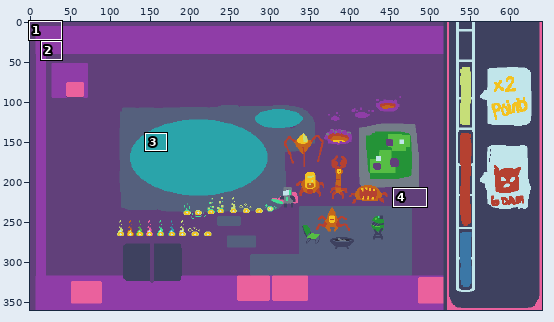
Edited in one commit: pixel-art file (Assets/Sprites/ConceptArt.aseprite). The picture above shows the old version from afar; the outline marks the close-up.
Close-up. Earlier state:
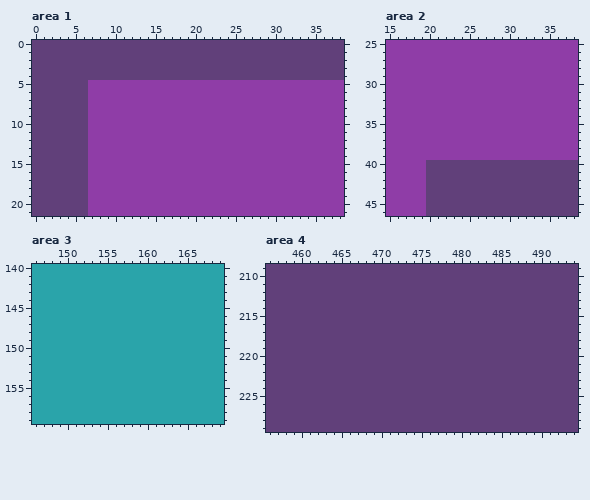
640x360 pixels, 1 frame. Shown: area 1: x 0..38, y 0..21; area 2: x 15..38, y 25..46; area 3: x 146..169, y 140..159; area 4: x 456..494, y 209..229. The commit also changed other parts of the picture, which this record leaves out.
New version:
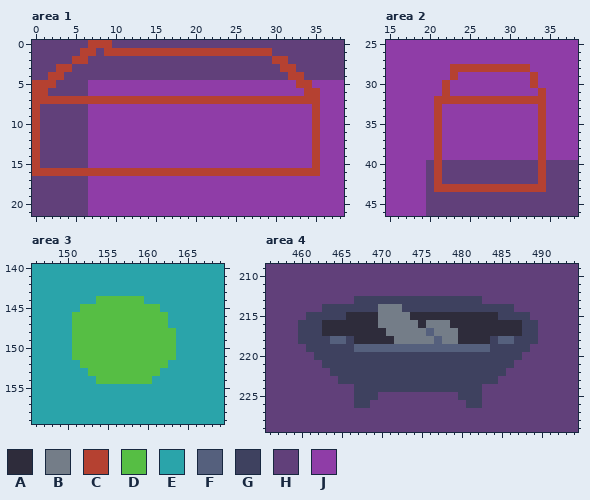
Palette (. is transparent): A #2e2c3b  B #747d88  C #b54131  D #56be44  E #2aa4aa  F #55607d  G #3e415f  H #61407a  J #8f3da7
The author wrote: creates new furniture variants
What changed:
layer "Layer 6" added
Changed rows in their new state; - is an unchanged pixel.
Area 1, layer "Layer 6":
first column x 0:
 0 -------CCC--------------------------
 1 ------CC-CCCCCCCCCCCCCCCCCCCCC------
 2 -----CC-----------------------CC----
 3 ---CC--------------------------CC---
 4 --CC----------------------------CC--
 5 CCC------------------------------CC-
 6 CC--------------------------------CC
 7 CCCCCCCCCCCCCCCCCCCCCCCCCCCCCCCCCCCC
 8 C----------------------------------C
 9 C----------------------------------C
10 C----------------------------------C
11 C----------------------------------C
12 C----------------------------------C
13 C----------------------------------C
14 C----------------------------------C
15 C----------------------------------C
16 CCCCCCCCCCCCCCCCCCCCCCCCCCCCCCCCCCCC
Area 2, layer "Layer 6":
first column x 21:
28 --CCCCCCCCCC--
29 --C---------C-
30 -C----------C-
31 -C-----------C
32 CCCCCCCCCCCCCC
33 C------------C
34 C------------C
35 C------------C
36 C------------C
37 C------------C
38 C------------C
39 C------------C
40 C------------C
41 C------------C
42 C------------C
43 CCCCCCCCCCCCCC
Area 3, layer "furniture":
first column x 151:
144 ---DDDDDD----
145 -DDDDDDDDDD--
146 DDDDDDDDDDDD-
147 DDDDDDDDDDDD-
148 DDDDDDDDDDDDD
149 DDDDDDDDDDDDD
150 DDDDDDDDDDDDD
151 DDDDDDDDDDDDD
152 -DDDDDDDDDDD-
153 --DDDDDDDDD--
154 ---DDDDDDD---
Area 4, layer "furniture":
first column x 460:
213 -------GGGGGGGGGGGGGGGG-------
214 ---GGGGGGGBBBGGGGGGGGGGGGGG---
215 -GGGGGAAAABBBBAAAAAAAAAAAGGGG-
216 GGGAAAAAAABBBBBABBBAAAAAAAAAGG
217 GGGAAAAAAAABBBBBFBBBAAAAAAAAGG
218 GGGGFFGAAAAABBBBBFBBAAAAGFFGGG
219 -GGGGGGFFFFFFFFFFFFFFFFFGGGGG-
220 --GGGGGGGGGGGGGGGGGGGGGGGGGG--
221 ---GGGGGGGGGGGGGGGGGGGGGGGG---
222 ----GGGGGGGGGGGGGGGGGGGGGG----
223 -----GGGGGGGGGGGGGGGGGGGG-----
224 -------GGGGGGGGGGGGGGGG-------
225 -------GGG----------GGG-------
226 -------GG------------GG-------
Changed places in both close-ups, as pixel boxes (x1, y1, x2, y2):
changed: (32, 40, 320, 176)
changed: (434, 64, 546, 192)
changed: (72, 296, 176, 384)
changed: (298, 296, 538, 408)
